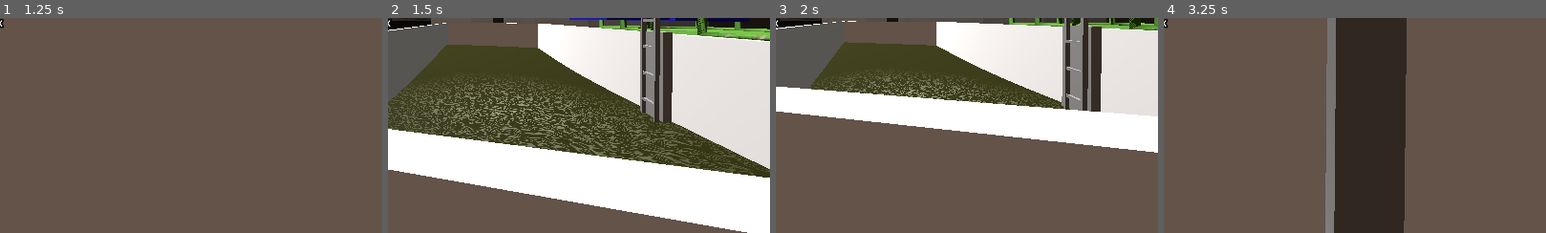
Above: before the commit, frames 1-4 (left to right).
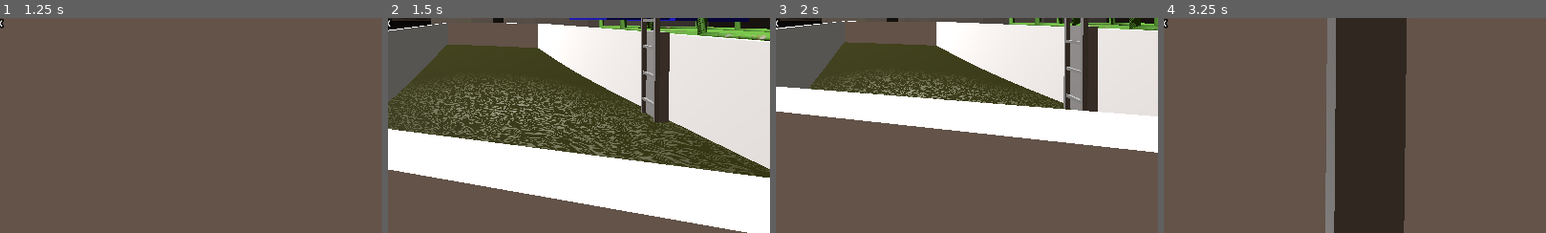
Above: after the commit, the same moments.

Repository: simancas-es/demo-godot-vr
Game: Godot game, scene res://XR/zones_xr/zone_xr_sample_basin.tscn
Two runs of this game, one before a commit and one after it. Both use one fixed random seed, a clock stepped at 60 frames per second and the inputs below. This scene is started directly instead of the project's main scene.
Inputs (mouse positions are % of the whole screen's width and height, from its top left):
- Up to frame 1 (1.25 s): tap Enter at 0.5 s; move the mouse to (55, 50) at 0.52 s; hold W (up) from 0.53 s (still down); tap P (change_panorama) at 0.6 s; click (55, 50) at 0.67 s
- Up to frame 2 (1.5 s): keep holding W (up); tap Space (movement_space) at 1.25 s; move the mouse to (45, 50) at 1.27 s; tap Ctrl (crouch) at 1.35 s
- Up to frame 3 (2 s): keep holding W (up)
- Up to frame 4 (3.25 s): keep holding W (up); move the mouse to (52, 48) at 2.02 s; tap V (deselect) at 2.1 s; move the mouse to (49, 52) at 2.77 s; click (49, 52) at 2.85 s
The pictures show only the part of the screen within x 50-100%, y 49-99%; the shares and areas given below are measured in that part.

Frame 1 is identical in both runs. In frame 2, 0.8% of the frame differs, in the area x 66-75%, y 5-49%; in frame 3, 0.9%, in the area x 74-86%, y 3-44%; in frame 4, nothing differs.
Error in both runs: Invalid access to property or key 'control_pad_hand' on a base object of type 'Nil'. (res://XR/scenes/interactables/control_pad/control_pad.gd:61)

Commit message:
Demo: Simple ladder scene for reuse

Diff:
--- a/models/demo_basin/demo_concrete_basin.tscn
+++ b/models/demo_basin/demo_concrete_basin.tscn
@@ -10,6 +10,7 @@
 [ext_resource type="PackedScene" uid="uid://g84geloayuv6" path="res://models/demo_pipes/basic_pipe_valve.tscn" id="7_5s37b"]
 [ext_resource type="Script" uid="uid://bw0y2sq3sbao6" path="res://models/demo_basin/control_system/blower_controller.gd" id="7_wla5t"]
 [ext_resource type="PackedScene" uid="uid://drqrwbx5e5nqw" path="res://models/demo_basin/demo_blower/blower.tscn" id="10_4he58"]
+[ext_resource type="PackedScene" uid="uid://rhfkspdhddrv" path="res://models/ladders/simple_ladder/simple_ladder.tscn" id="11_1inje"]
 [ext_resource type="Script" uid="uid://cbkd2d8p88nn2" path="res://models/demo_basin/task/aerator_quest_controller.gd" id="11_engif"]
 [ext_resource type="Script" uid="uid://cpye5rmdal8l5" path="res://models/demo_basin/basin_death.gd" id="12_wla5t"]
 [ext_resource type="Script" uid="uid://c6qt6kqkt2eng" path="res://clases/interaction/interaction_with_inventory_slot.gd" id="13_2lndu"]
@@ -159,18 +160,8 @@
 transform = Transform3D(1, 0, 0, 0, 1, 0, 0, 0, 1, -0.029212, 0.388245, 0.00381374)
 shape = SubResource("BoxShape3D_t5cnw")
 
-[node name="Ladder" type="Area3D" parent="."]
-transform = Transform3D(0.102914, 0, -0.99469, 0, 1, 0, 0.99469, 0, 0.102914, -6.87243, 0, -0.591695)
-script = ExtResource("3_2lndu")
-metadata/_custom_type_script = "uid://s14wlv4lqne3"
-
-[node name="MeshInstance3D" type="MeshInstance3D" parent="Ladder"]
-transform = Transform3D(-0.993859, 0, 0.110654, 0, 1, 0, -0.110654, 0, -0.993859, 0, 1.03027, 0)
-mesh = SubResource("BoxMesh_qfylk")
-
-[node name="CollisionShape3D" type="CollisionShape3D" parent="Ladder"]
-transform = Transform3D(0.0242926, 0, 0.999704, 0, 1, 0, -0.999704, 0, 0.0242926, 0.0640841, 1.00739, -0.143054)
-shape = SubResource("BoxShape3D_engif")
+[node name="Ladder" parent="." instance=ExtResource("11_1inje")]
+transform = Transform3D(-0.010471789, 0, -0.99994487, 0, 1, 0, 0.99994487, 0, -0.010471789, -6.87243, 0, -0.591695)
 
 [node name="Ladder2" type="Area3D" parent="."]
 transform = Transform3D(0.102914, 0, -0.99469, 0, 1, 0, 0.99469, 0, 0.102914, -2.65984, 0, -4.9999)
--- /dev/null
+++ b/models/ladders/simple_ladder/simple_ladder.tscn
@@ -0,0 +1,22 @@
+[gd_scene load_steps=4 format=3 uid="uid://rhfkspdhddrv"]
+
+[ext_resource type="Script" uid="uid://s14wlv4lqne3" path="res://models/ladders/simple_ladder/ladder.gd" id="1_fj4s5"]
+
+[sub_resource type="BoxMesh" id="BoxMesh_qfylk"]
+size = Vector3(0.6, 2, 0.1)
+
+[sub_resource type="BoxShape3D" id="BoxShape3D_engif"]
+size = Vector3(0.299866, 1.703, 1)
+
+[node name="Ladder" type="Area3D"]
+transform = Transform3D(0.102914, 0, -0.99469, 0, 1, 0, 0.99469, 0, 0.102914, 0, 0, 0)
+script = ExtResource("1_fj4s5")
+metadata/_custom_type_script = "uid://s14wlv4lqne3"
+
+[node name="MeshInstance3D" type="MeshInstance3D" parent="."]
+transform = Transform3D(-0.993859, 0, 0.110654, 0, 1, 0, -0.110654, 0, -0.993859, 0, 1.03027, 0)
+mesh = SubResource("BoxMesh_qfylk")
+
+[node name="CollisionShape3D" type="CollisionShape3D" parent="."]
+transform = Transform3D(0.0242926, 0, 0.999704, 0, 1, 0, -0.999704, 0, 0.0242926, 0.0640841, 1.00739, -0.143054)
+shape = SubResource("BoxShape3D_engif")
Not shown: 1 places in models/demo_basin/demo_concrete_basin.tscn that only renumber resources
